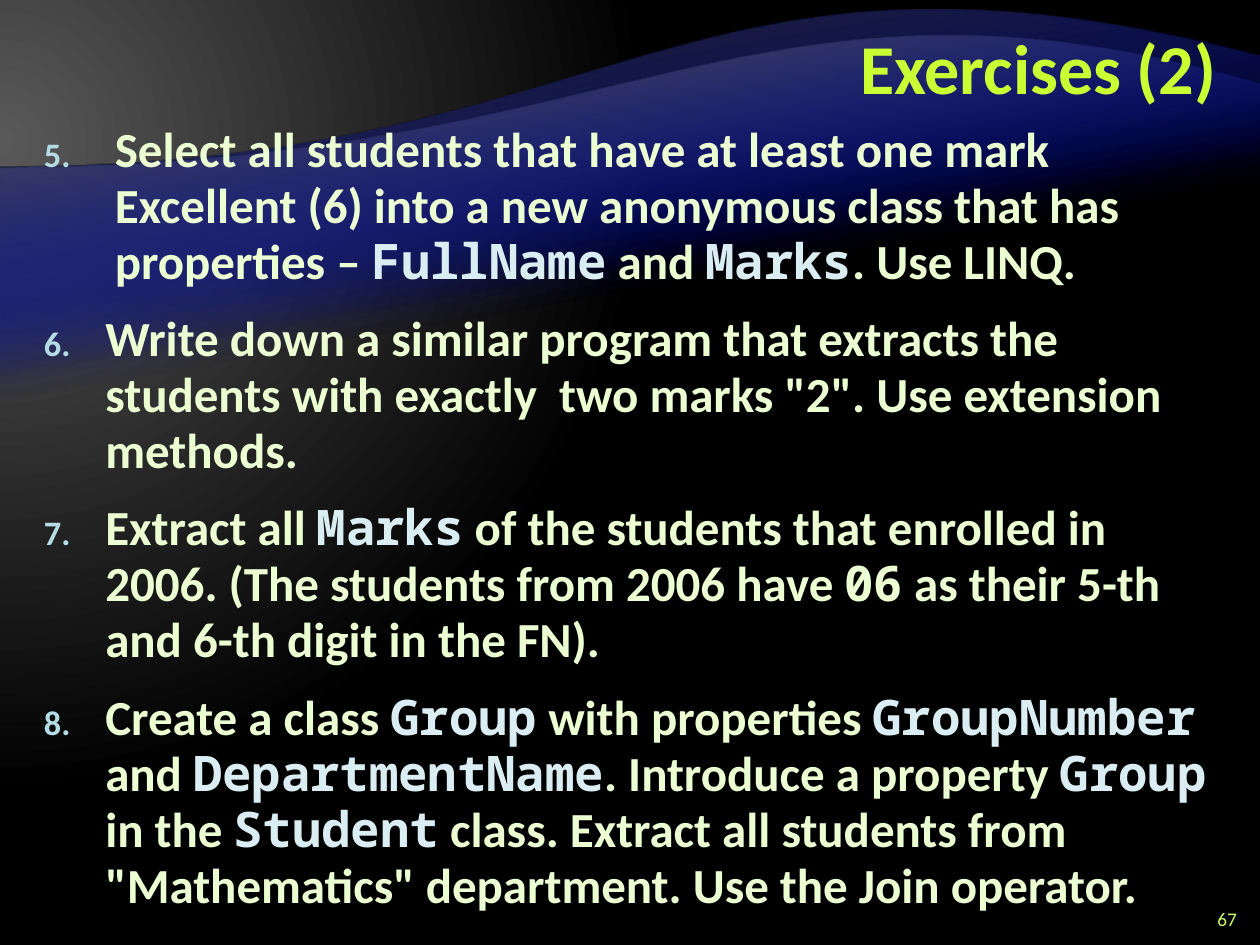
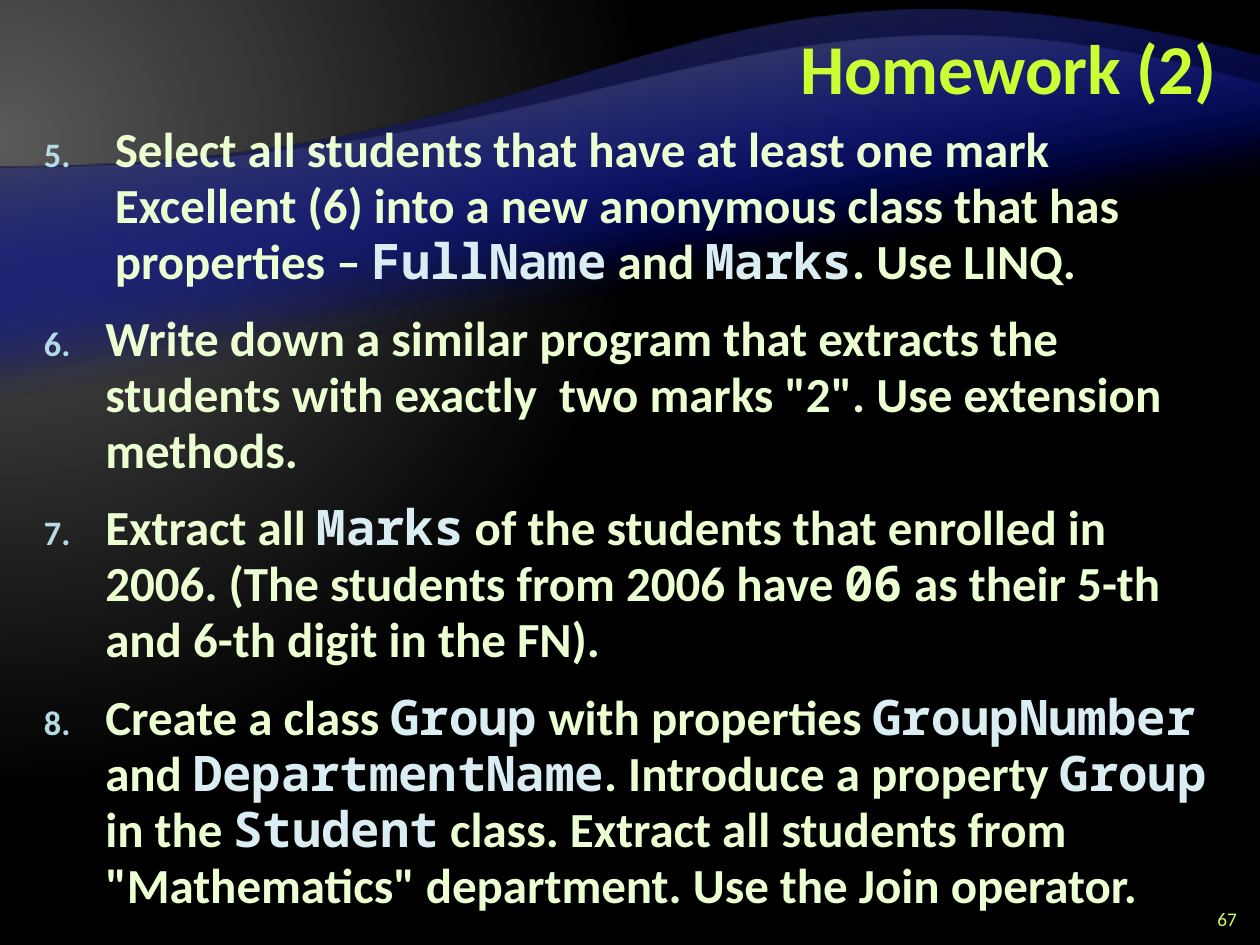
Before and after one commit to Lockheed01/aspnet-mvc-course, a slide deck: slide 67 of Lectures/6. ADO.NET Entity Framework/Language-Integrated-Query-LINQ.pptx. Drawn at 1260x945 pixels with LibreOffice and Linux fonts; fonts in the diff are those of the drawing; background and template pictures are left out. Boxes give left, top, right and bottom in pixels: in the first picture for what was removed or moved away, otherwise in the second. Text is boxed around its words. In the diff, an @@ line names an element or a change of style, - is before the commit and + after.

```diff
--- a/Lectures/6. ADO.NET Entity Framework/Language-Integrated-Query-LINQ.pptx
+++ b/Lectures/6. ADO.NET Entity Framework/Language-Integrated-Query-LINQ.pptx
@@ title at bbox=[800, 36, 1216, 105]: text changed @@
-Exercises (2)
+Homework (2)
```
Also in this commit, not shown: 2 other slides changed.
